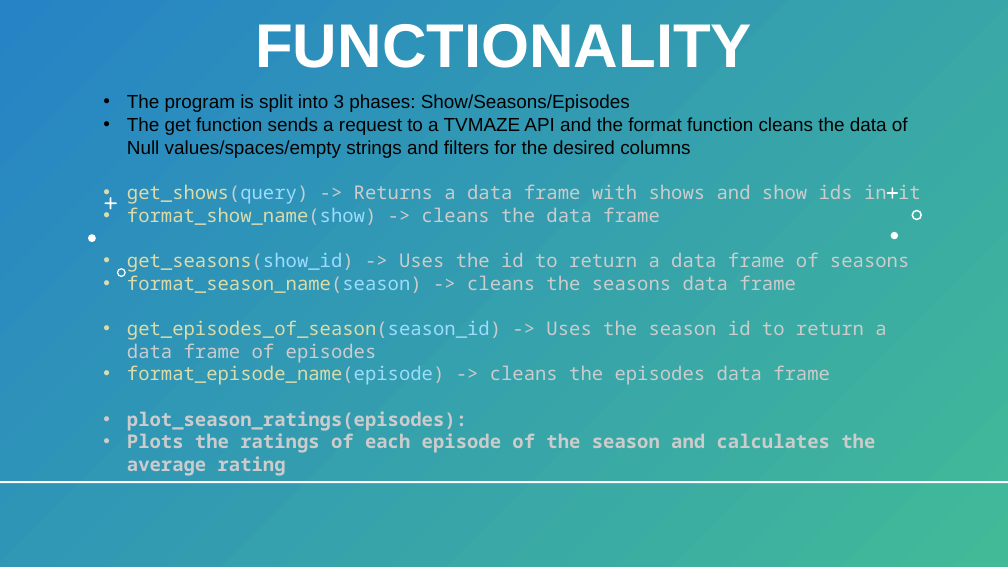
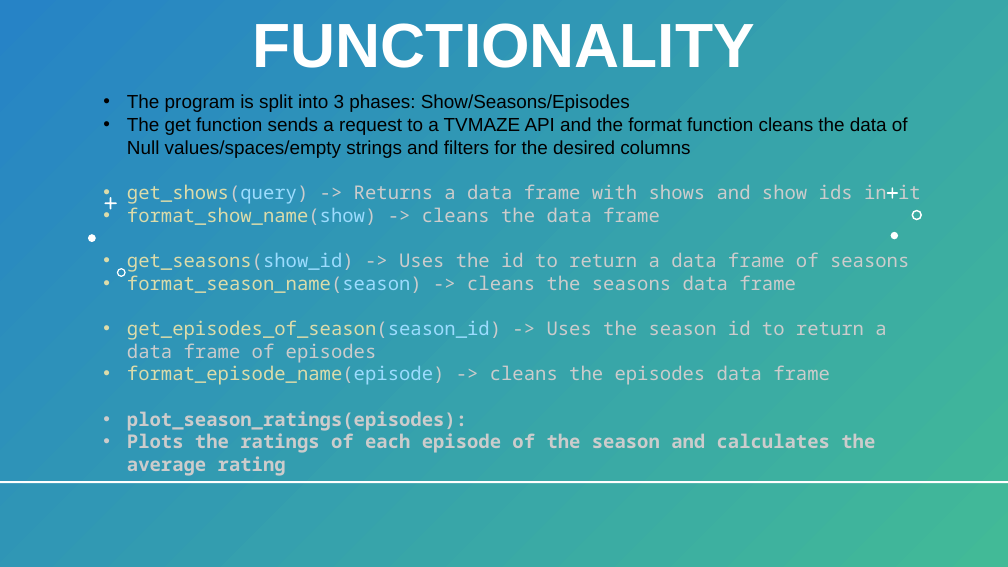
Before and after one commit to BaldeepDhada/API-Shows, a slide deck: slide 5 of 534-Slides.pptx (slide 3 before the commit). Drawn at 1008x567 pixels with LibreOffice and Linux fonts; fonts in the diff are those of the drawing. Boxes give left, top, right and bottom in pixels: in the first picture for what was removed or moved away, otherwise in the second. Text is boxed around its words. In the diff, an @@ line names an element or a change of style, - is before the commit and + after.

```diff
--- a/534-Slides.pptx
+++ b/534-Slides.pptx
@@ title "FUNCTIONALITY" at bbox=[253, 23, 755, 68]: size 58.8 to 59.4 pt @@
```
Also in this commit, not shown: 3 other slides changed, 2 slides added.
